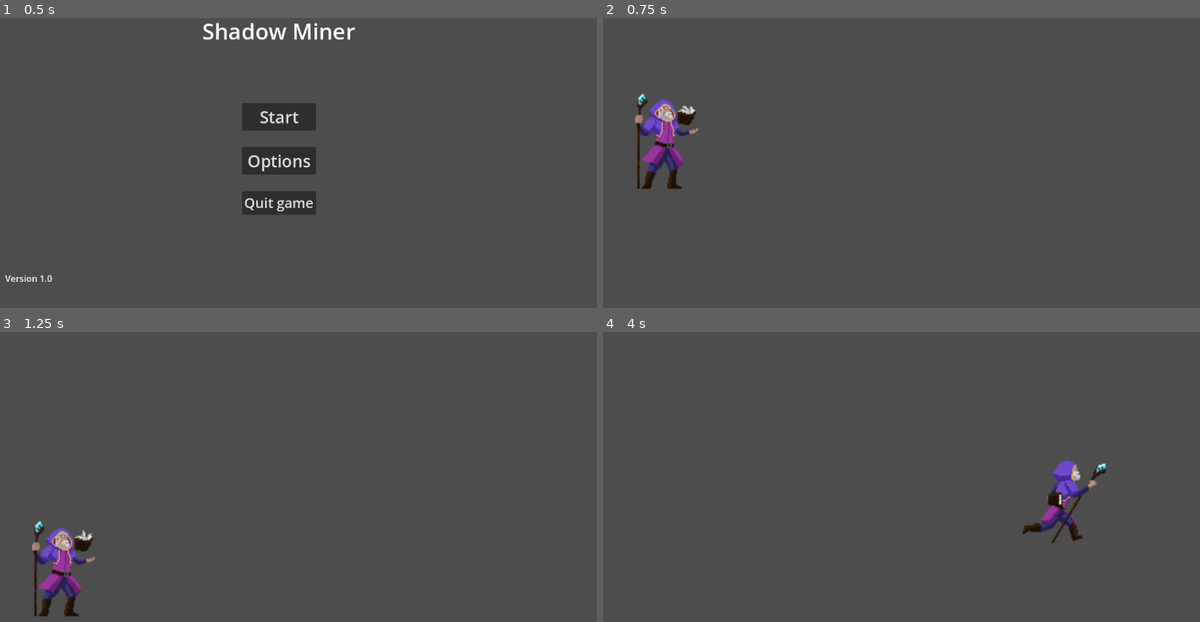
Above: before the commit, frames 1-4 (two rows, left to right).
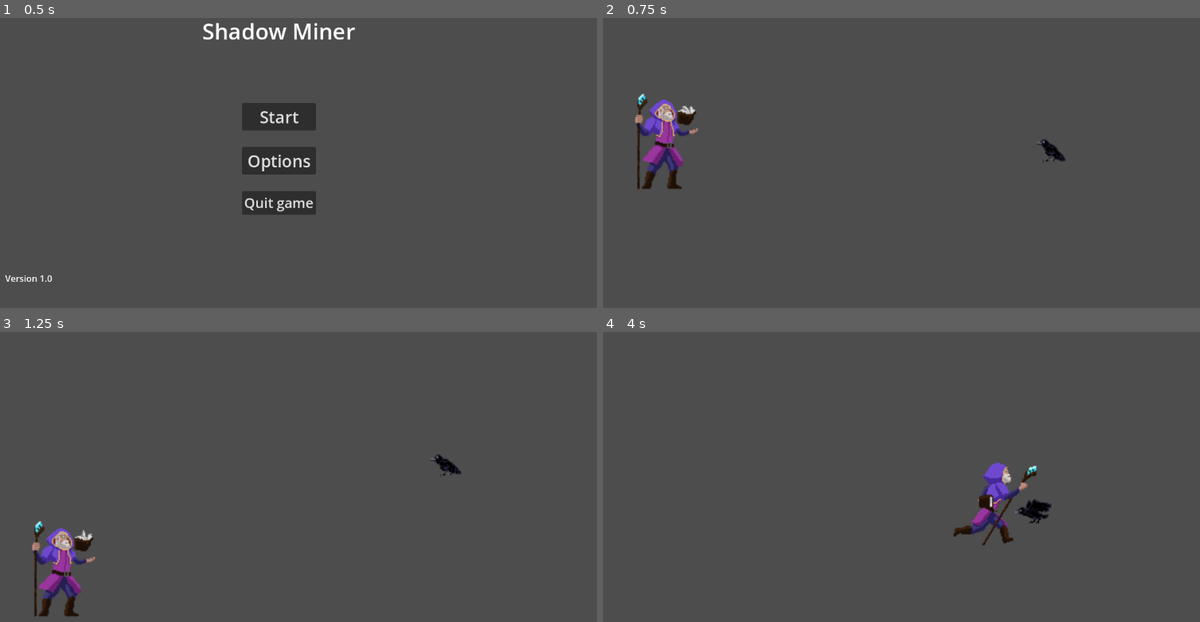
Above: after the commit, the same moments.

Repository: Aditya-1301/ShadowMiner
Game: Godot game, scene res://scenes/main_menu.tscn
The game is run twice, just before and just after one commit, with the same random seed, the same clock (stepped at 60 frames per second) and the same inputs.
Inputs:
- Up to frame 1 (0.5 s): no input
- Up to frame 2 (0.75 s): click "Start" at 0.5 s
- Up to frame 3 (1.25 s): no input
- Up to frame 4 (4 s): tap Enter (ui_accept) at 1.25, 1.52, 2.27, 3.77 s; hold Right (ui_right) 1.28-2.78 s; hold Left (ui_left) 2.78-3.53 s; hold Right (ui_right) from 3.53 s (still down)

Frame 1 is identical in both runs. In frame 2, 0.2% of the frame differs, in the area x 72-78%, y 41-50%; in frame 3, 0.2%; in frame 4, 2.8%, in the area x 58-85%, y 44-74%.

Commit message:
Add bat enemy

Diff:
--- /dev/null
+++ b/scenes/bat_enemy.tscn
@@ -0,0 +1,108 @@
+[gd_scene load_steps=15 format=3 uid="uid://c0o0sn4wtauet"]
+
+[ext_resource type="Script" path="res://scripts/BatEnemy.gd" id="1_cgf6d"]
+[ext_resource type="Texture2D" uid="uid://c3dxfsfynxobl" path="res://assets/Enemies/Bat/Crow.png" id="2_h5gcq"]
+
+[sub_resource type="AtlasTexture" id="AtlasTexture_lqv3m"]
+atlas = ExtResource("2_h5gcq")
+region = Rect2(96, 96, 48, 48)
+
+[sub_resource type="AtlasTexture" id="AtlasTexture_l3mrx"]
+atlas = ExtResource("2_h5gcq")
+region = Rect2(144, 96, 48, 48)
+
+[sub_resource type="AtlasTexture" id="AtlasTexture_vsgnk"]
+atlas = ExtResource("2_h5gcq")
+region = Rect2(0, 144, 48, 48)
+
+[sub_resource type="AtlasTexture" id="AtlasTexture_3q3d4"]
+atlas = ExtResource("2_h5gcq")
+region = Rect2(48, 144, 48, 48)
+
+[sub_resource type="AtlasTexture" id="AtlasTexture_muxhi"]
+atlas = ExtResource("2_h5gcq")
+region = Rect2(0, 0, 48, 48)
+
+[sub_resource type="AtlasTexture" id="AtlasTexture_jjnlc"]
+atlas = ExtResource("2_h5gcq")
+region = Rect2(48, 0, 48, 48)
+
+[sub_resource type="AtlasTexture" id="AtlasTexture_52k2f"]
+atlas = ExtResource("2_h5gcq")
+region = Rect2(96, 0, 48, 48)
+
+[sub_resource type="AtlasTexture" id="AtlasTexture_1ioil"]
+atlas = ExtResource("2_h5gcq")
+region = Rect2(144, 0, 48, 48)
+
+[sub_resource type="SpriteFrames" id="SpriteFrames_7ysnd"]
+animations = [{
+"frames": [{
+"duration": 1.0,
+"texture": SubResource("AtlasTexture_lqv3m")
+}, {
+"duration": 1.0,
+"texture": SubResource("AtlasTexture_l3mrx")
+}, {
+"duration": 1.0,
+"texture": SubResource("AtlasTexture_vsgnk")
+}, {
+"duration": 1.0,
+"texture": SubResource("AtlasTexture_3q3d4")
+}],
+"loop": true,
+"name": &"flying",
+"speed": 4.0
+}, {
+"frames": [{
+"duration": 1.0,
+"texture": SubResource("AtlasTexture_muxhi")
+}, {
+"duration": 1.0,
+"texture": SubResource("AtlasTexture_jjnlc")
+}, {
+"duration": 1.0,
+"texture": SubResource("AtlasTexture_52k2f")
+}, {
+"duration": 1.0,
+"texture": SubResource("AtlasTexture_1ioil")
+}],
+"loop": true,
+"name": &"idle",
+"speed": 4.0
+}]
+
+[sub_resource type="CircleShape2D" id="CircleShape2D_wq8q2"]
+radius = 63.1269
+
+[sub_resource type="CircleShape2D" id="CircleShape2D_6i0u7"]
+radius = 16.0
+
+[sub_resource type="AudioStreamMP3" id="AudioStreamMP3_fn5cw"]
+
+[node name="BatEnemy" type="CharacterBody2D"]
+script = ExtResource("1_cgf6d")
+
+[node name="AnimatedSprite2D" type="AnimatedSprite2D" parent="."]
+position = Vector2(2, -1)
+sprite_frames = SubResource("SpriteFrames_7ysnd")
+animation = &"idle"
+frame_progress = 0.914646
+flip_h = true
+
+[node name="detection_area" type="Area2D" parent="."]
+collision_layer = 2
+collision_mask = 2
+
+[node name="CollisionShape2D" type="CollisionShape2D" parent="detection_area"]
+position = Vector2(2, 0)
+shape = SubResource("CircleShape2D_wq8q2")
+
+[node name="CollisionShape2D" type="CollisionShape2D" parent="."]
+shape = SubResource("CircleShape2D_6i0u7")
+
+[node name="AudioStreamPlayer" type="AudioStreamPlayer" parent="."]
+stream = SubResource("AudioStreamMP3_fn5cw")
+
+[connection signal="body_entered" from="detection_area" to="." method="_on_detection_area_body_entered"]
+[connection signal="body_exited" from="detection_area" to="." method="_on_detection_area_body_exited"]
--- a/scenes/player.tscn
+++ b/scenes/player.tscn
@@ -283,6 +283,7 @@
 size = Vector2(41, 78)
 
 [node name="Player" type="CharacterBody2D"]
+collision_layer = 3
 script = ExtResource("1_68gri")
 
 [node name="AnimatedSprite2D" type="AnimatedSprite2D" parent="."]
--- a/scenes/stage0.tscn
+++ b/scenes/stage0.tscn
@@ -1,12 +1,14 @@
-[gd_scene load_steps=3 format=3 uid="uid://c6ncnlf15l8g3"]
+[gd_scene load_steps=4 format=3 uid="uid://c6ncnlf15l8g3"]
 
 [ext_resource type="PackedScene" uid="uid://dsottsavymv0e" path="res://scenes/player.tscn" id="1_ulxur"]
+[ext_resource type="PackedScene" uid="uid://c0o0sn4wtauet" path="res://scenes/bat_enemy.tscn" id="2_rwggn"]
 
 [sub_resource type="WorldBoundaryShape2D" id="WorldBoundaryShape2D_1v4ht"]
 
 [node name="Stage0" type="Node2D"]
 
 [node name="Player" parent="." instance=ExtResource("1_ulxur")]
+visibility_layer = 3
 position = Vector2(107, 346)
 
 [node name="StaticBody2D" type="StaticBody2D" parent="."]
@@ -19,3 +21,6 @@
 [node name="Camera2D" type="Camera2D" parent="."]
 position = Vector2(291, 372)
 zoom = Vector2(2, 2)
+
+[node name="BatEnemy" parent="." instance=ExtResource("2_rwggn")]
+position = Vector2(442, 374)
--- /dev/null
+++ b/scripts/BatEnemy.gd
@@ -0,0 +1,30 @@
+extends CharacterBody2D
+
+var speed = 50
+var light_hit = false
+var attack = false
+var found_body = null
+@onready var last_player_pos = position
+
+func _ready():
+	$AnimatedSprite2D.play("idle")
+
+func _physics_process(delta):
+	if light_hit:
+		last_player_pos = found_body.position
+		await(get_tree().create_timer(1).timeout)
+		velocity = (last_player_pos - position).normalized() * speed * delta
+		move_and_collide(velocity)
+		$AnimatedSprite2D.play("flying")
+	elif velocity.abs() > Vector2.ZERO:
+		position = position.lerp(last_player_pos, delta)
+
+
+func _on_detection_area_body_entered(body):
+	found_body = body
+	light_hit = true
+
+
+func _on_detection_area_body_exited(_body):
+	found_body = null
+	light_hit = false
Binary file added: assets/Enemies/Bat/Crow.png
Not shown, added: assets/Enemies/Bat/Crow.png.import
